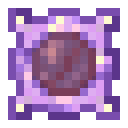
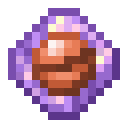
Comparing the layer stacks of the two 128 x 128 images. Changes:
moved "basegem" above "gem copy" over [8, 8, 120, 120]
hid "gem copy" over [32, 32, 96, 96]
added layer "Text copy" above "gem" over [32, 32, 104, 96]
hid "gem" over [32, 32, 96, 96]
renamed "basegem copy" to "basegem #1", hid it over [8, 8, 120, 120]
